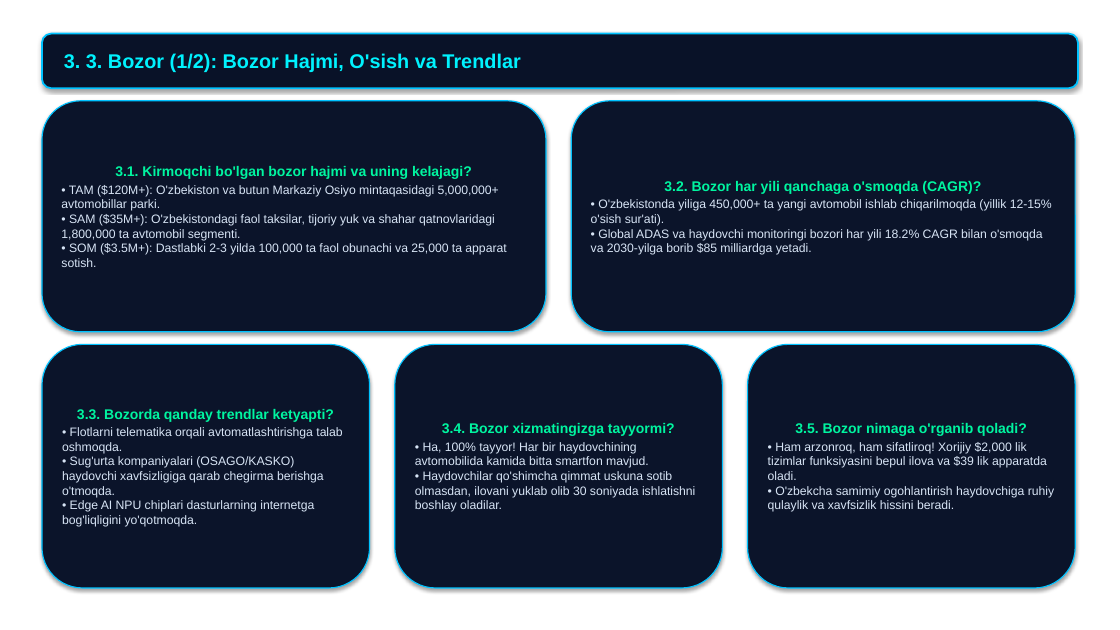
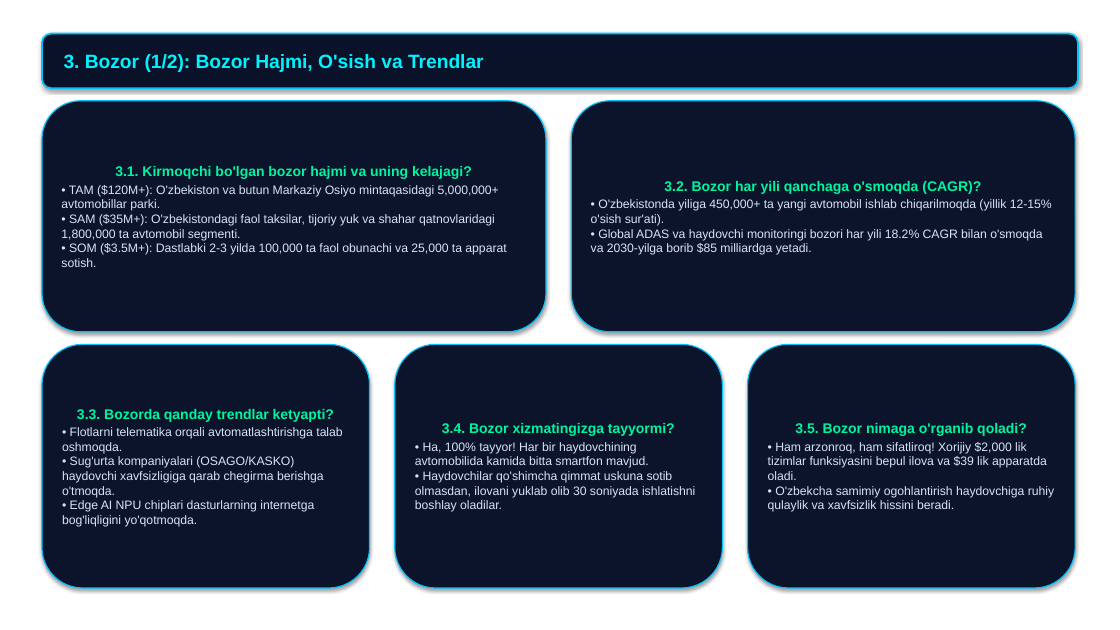
Before and after one commit to abdukamolismoilov5-dotcom/hamroh-ai, a slide deck: slide 5 of docs/presentations/1_HamrohAI_Canva_Shablon_Taqdimot_7000$.pptx. Drawn at 1120x630 pixels with LibreOffice and Linux fonts; fonts in the diff are those of the drawing; background and template pictures are left out. Boxes give left, top, right and bottom in pixels: in the first picture for what was removed or moved away, otherwise in the second. Text is boxed around its words. In the diff, an @@ line names an element or a change of style, - is before the commit and + after.

```diff
--- a/docs/presentations/1_HamrohAI_Canva_Shablon_Taqdimot_7000$.pptx
+++ b/docs/presentations/1_HamrohAI_Canva_Shablon_Taqdimot_7000$.pptx
@@ text in rounded rectangle at bbox=[64, 54, 484, 72]: text changed; size 17 to 16.5 pt @@
-3. 3. Bozor (1/2): Bozor Hajmi, O'sish va Trendlar
+3. Bozor (1/2): Bozor Hajmi, O'sish va Trendlar
```
Also in this commit, not shown: 9 other slides changed, 2 other files.
